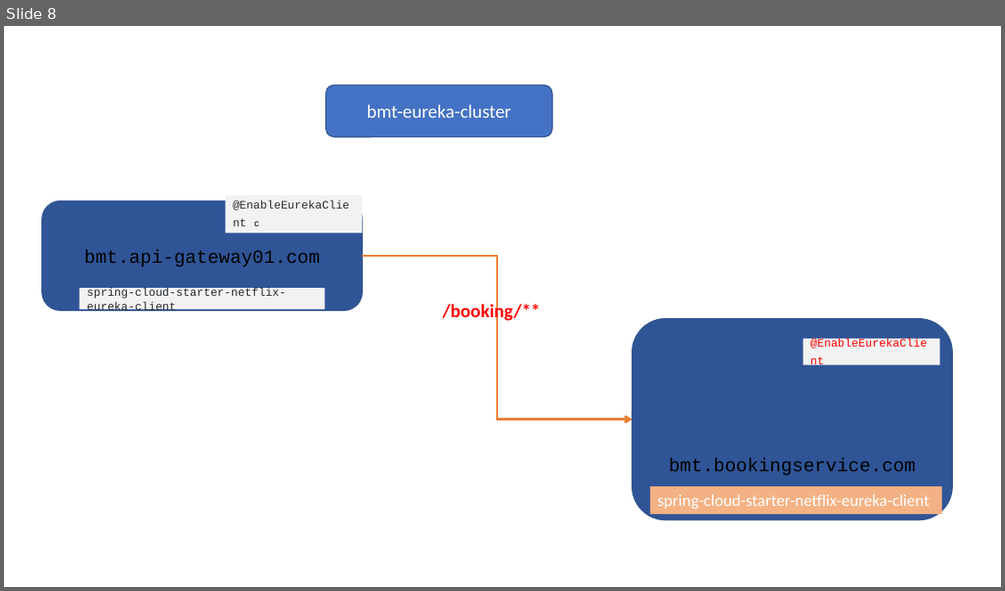
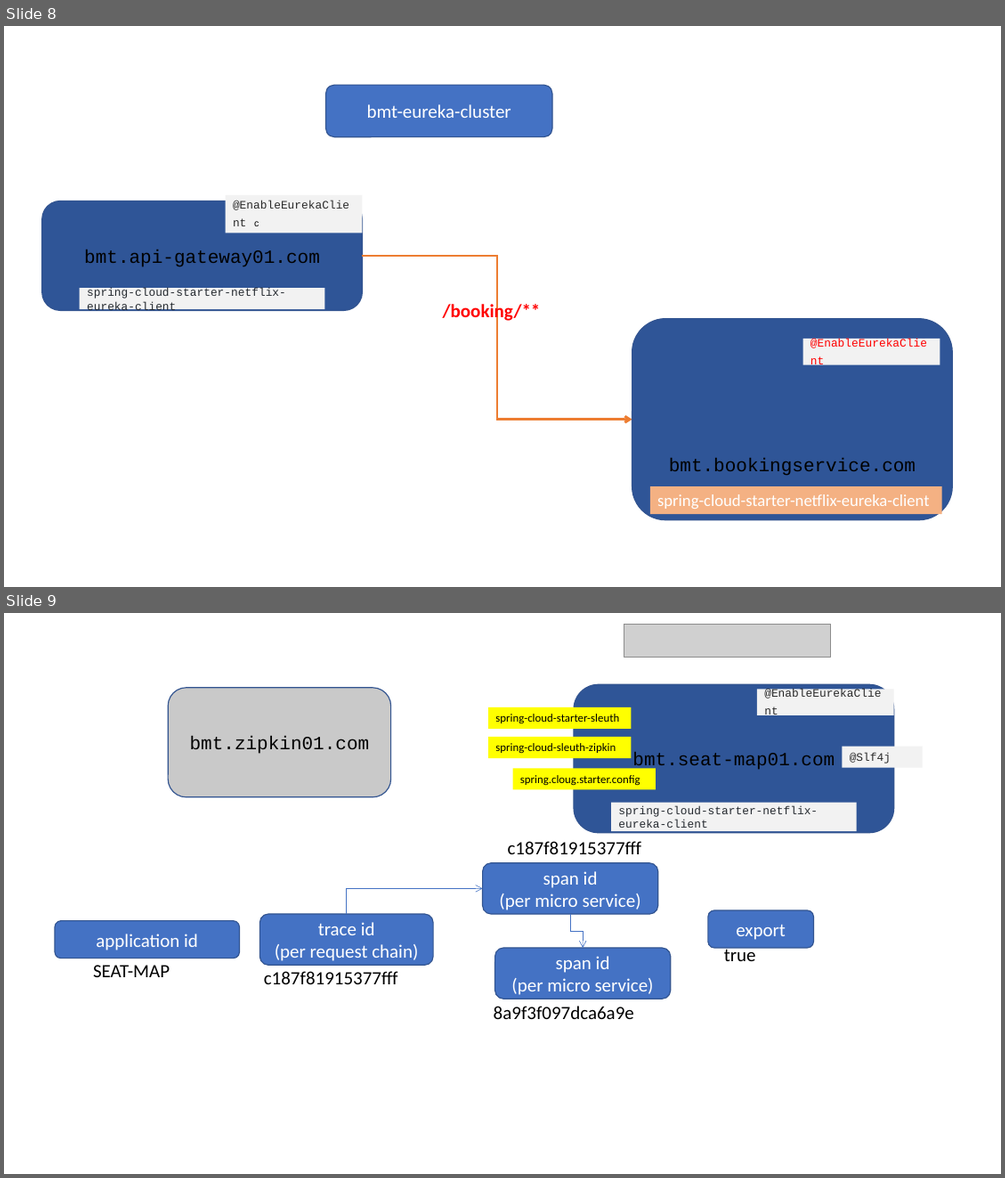
Before and after one commit to rkumar-bengaluru/algoes, a slide deck: src/spring/spring.boot.pptx. Shown one above the other, each under a label of ours: slide 8 before the commit, slides 8 and 9 after it. The pictures are 1005x591 and 1005x1178 pixels, drawn with LibreOffice and Linux fonts; fonts in the diff are those of the drawing; grey boxes stand for pictures. Boxes give left, top, right and bottom in pixels: in the first picture for what was removed or moved away, otherwise in the second. Text is boxed around its words. In the diff, an @@ line names an element or a change of style, - is before the commit and + after.

```diff
--- a/src/spring/spring.boot.pptx
+++ b/src/spring/spring.boot.pptx
@@ slide 9 added at [4,613,1001,1174], background #FFFFFF @@
@@ picture added at [624,625,830,657] @@
@@ rounded rectangle added at [168,688,390,797], fill #C9C9C9, outline #325491 1 pt, 18 pt, text #000000 @@
+bmt.zipkin01.com
@@ rectangle added at [488,707,631,729], fill #FFFF00, 11 pt, text #000000 @@
+spring-cloud-starter-sleuth
@@ rectangle added at [488,737,631,758], fill #FFFF00, 11 pt, text #000000 @@
+spring-cloud-sleuth-zipkin
@@ group added at [512,685,894,833]: 3 rectangles, 1 rounded rectangle @@
+bmt.seat-map01.com
+@EnableEurekaClient
+spring-cloud-starter-netflix-eureka-client
+spring.cloug.starter.config
@@ rectangle added at [842,747,922,768], fill #F2F2F2, 11 pt, text #292929 @@
+@Slf4j
@@ text added at [724,945,756,961], 18 pt, text #000000 @@
+true
@@ group added at [55,841,814,1019]: 5 rounded rectangles, 4 texts, 2 elbow arrows @@
+SEAT-MAP
+c187f81915377fff
+application id
+trace id
+(per request chain)
+span id
+(per micro service)
+export
+span id
+(per micro service)
+c187f81915377fff
+8a9f3f097dca6a9e
```
Also in this commit, not shown: 1 slide changed, 1 other slide added, 13 other files.
